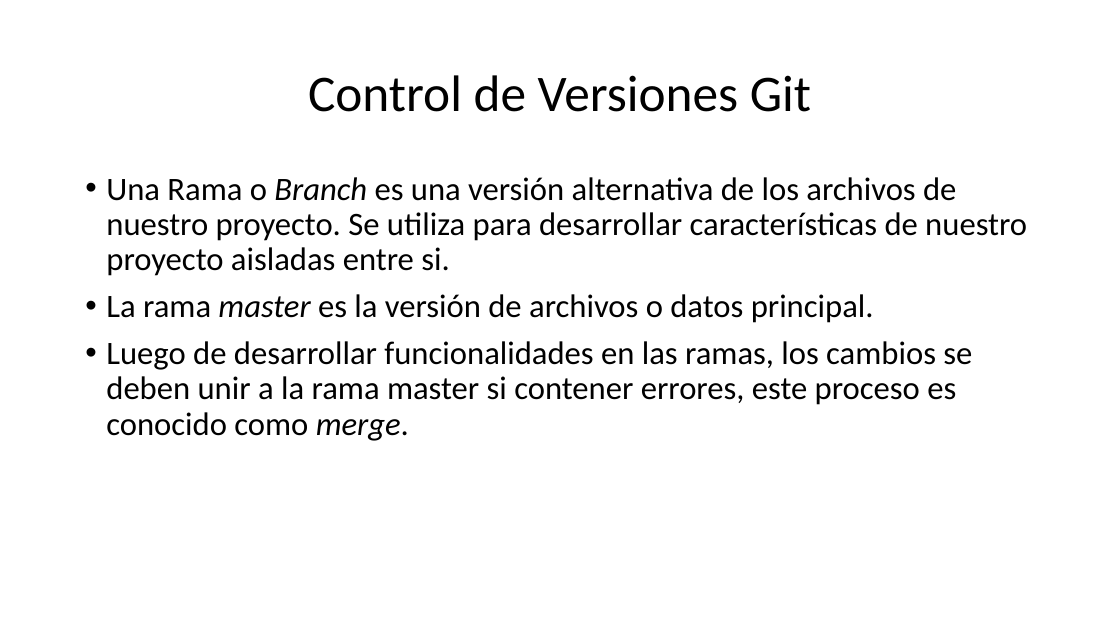
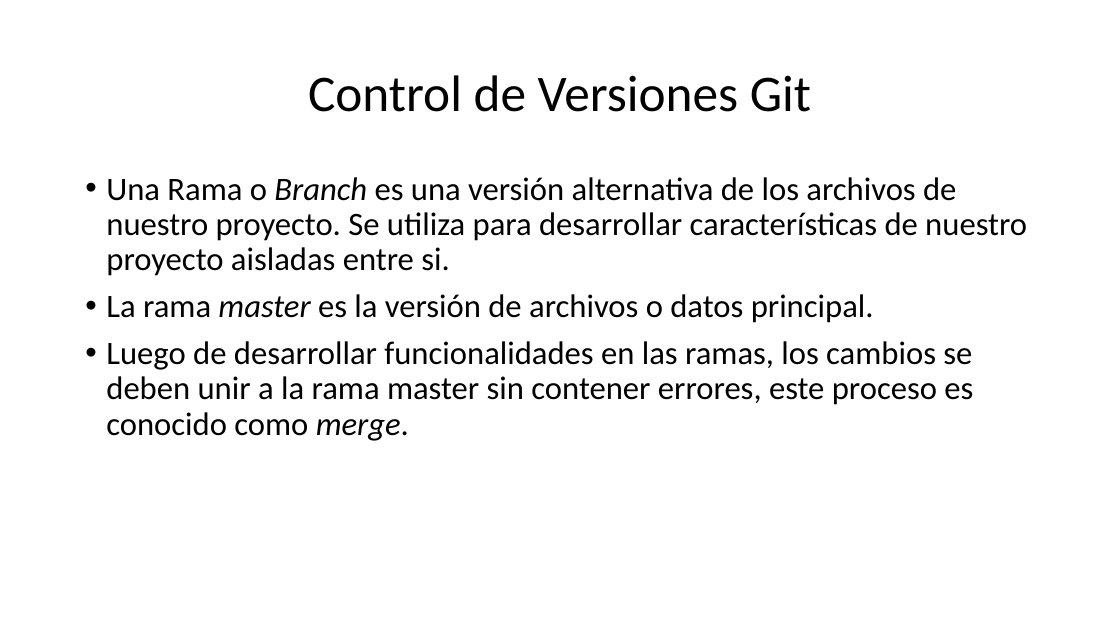
Before and after one commit to arredondo1993/3ra-sesion, a slide deck: slide 9 of github.pptx. Drawn at 1120x630 pixels with LibreOffice and Linux fonts; fonts in the diff are those of the drawing. Boxes give left, top, right and bottom in pixels: in the first picture for what was removed or moved away, otherwise in the second. Text is boxed around its words. In the diff, an @@ line names an element or a change of style, - is before the commit and + after.

```diff
--- a/github.pptx
+++ b/github.pptx
@@ text at (x1=106, y1=341, x2=973, y2=441): text changed @@
-• Luego de desarrollar funcionalidades en las ramas, los cambios se deben unir a la rama master si contener errores, este proceso es conocido como merge.
+• Luego de desarrollar funcionalidades en las ramas, los cambios se deben unir a la rama master sin contener errores, este proceso es conocido como merge.
```
Also in this commit, not shown: 7 other slides changed, 1 slide removed, 1 other file.
